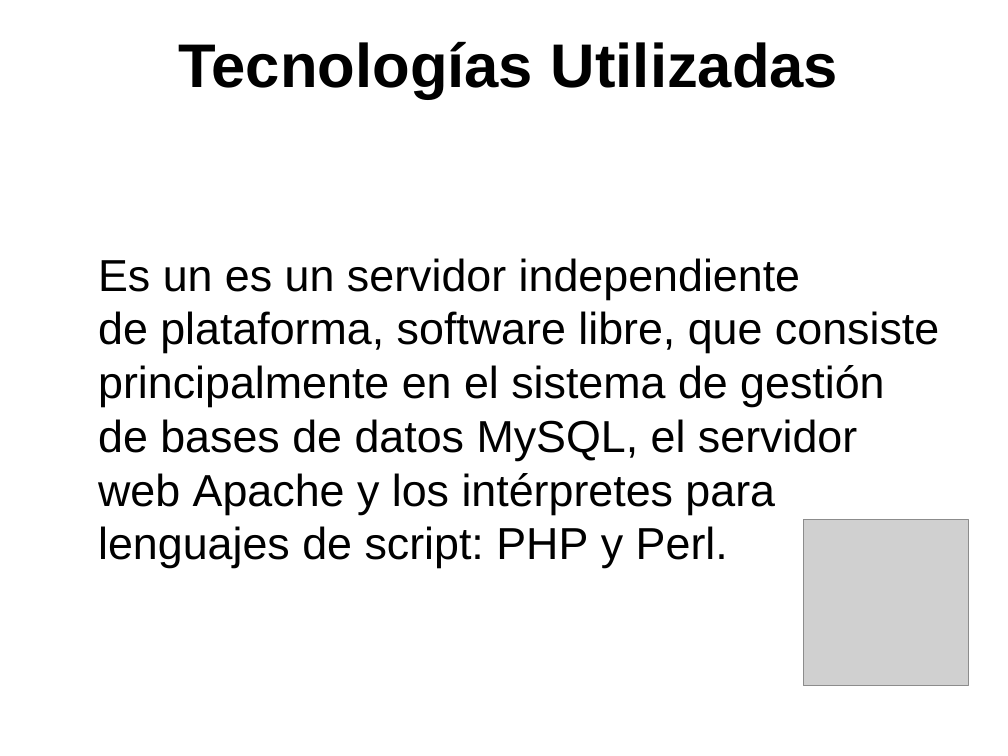
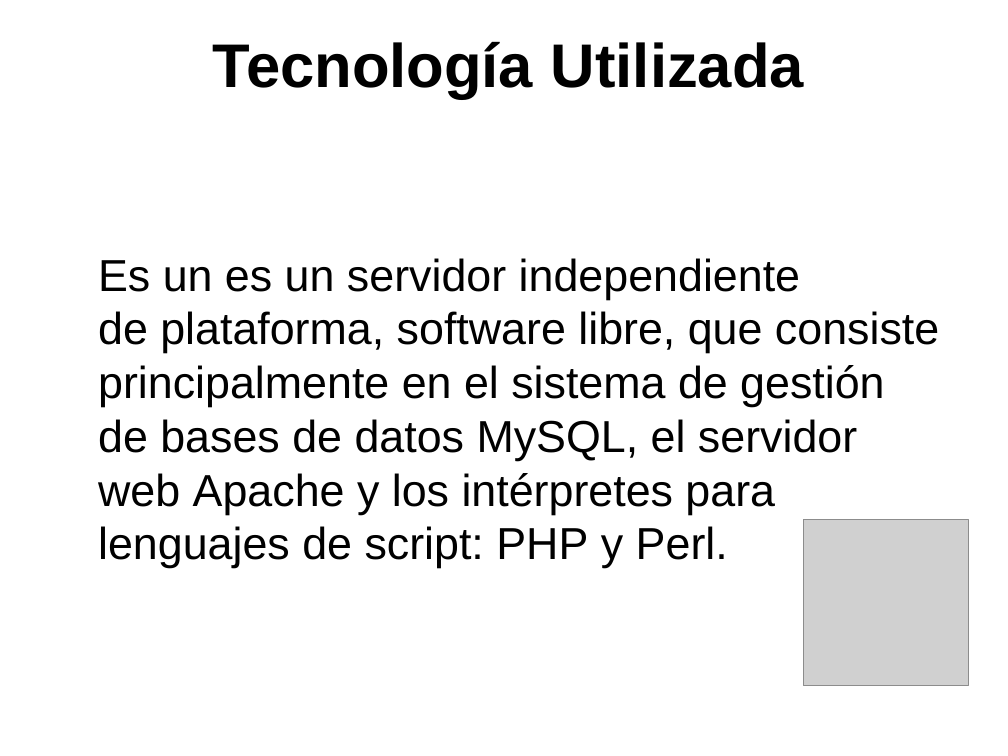
Before and after one commit to MartinGimenez/TouchFood, a slide deck: slide 3 of Documentación/Presentación sprint 1.ppt. Drawn at 1008x756 pixels with LibreOffice and Linux fonts; fonts in the diff are those of the drawing; grey boxes stand for pictures; background and template pictures are left out. Boxes give left, top, right and bottom in pixels: in the first picture for what was removed or moved away, otherwise in the second. Text is boxed around its words. In the diff, an @@ line names an element or a change of style, - is before the commit and + after.

```diff
--- a/Documentación/Presentación sprint 1.ppt
+++ b/Documentación/Presentación sprint 1.ppt
@@ title at box(213, 41, 804, 99): text changed @@
-Tecnologías Utilizadas
+Tecnología Utilizada
```
Also in this commit, not shown: 2 other slides changed, 1 other file.
